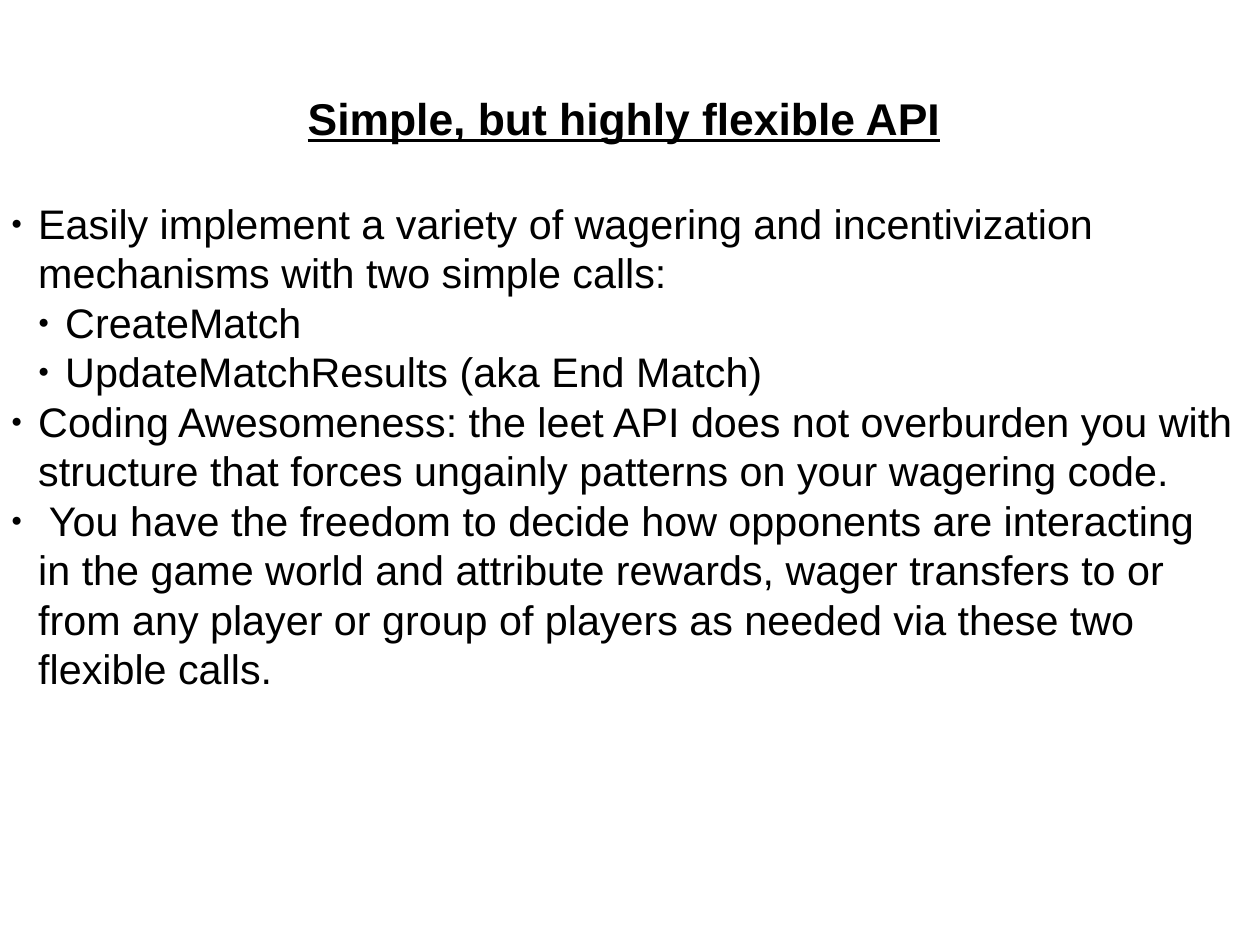
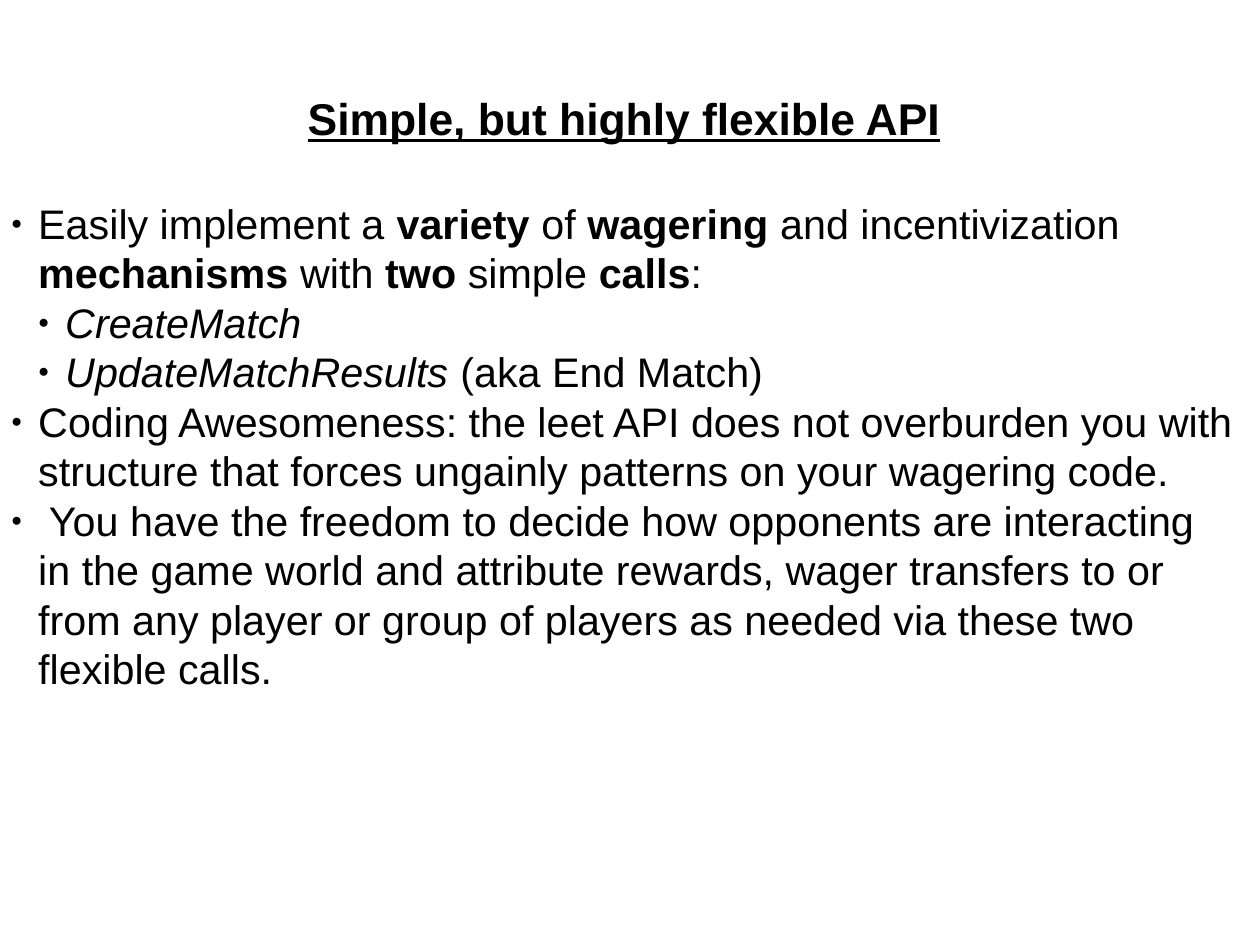
Before and after one commit to porkchop/leetcoin-api-slides, a slide deck: slide 2 of leetcoin-api.odp. Drawn at 1260x945 pixels with LibreOffice and Linux fonts; fonts in the diff are those of the drawing. Boxes give left, top, right and bottom in pixels: in the first picture for what was removed or moved away, otherwise in the second. Text is boxed around its words. In the diff, an @@ line names an element or a change of style, - is before the commit and + after.

```diff
--- a/leetcoin-api.odp
+++ b/leetcoin-api.odp
@@ text at [38, 209, 1119, 395]: bold on in "variety wagering mechanisms two calls:"; italic on in "CreateMatch", "UpdateMatchResults" @@
```
Also in this commit, not shown: 5 other slides changed.
